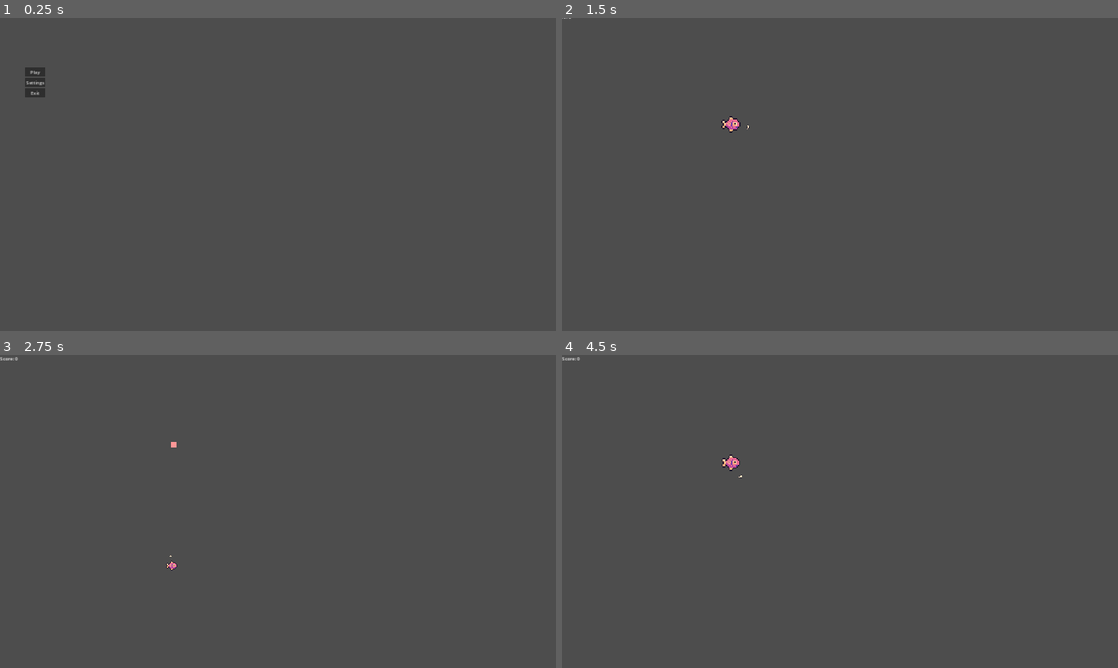
Above: before the commit, frames 1-4 (two rows, left to right).
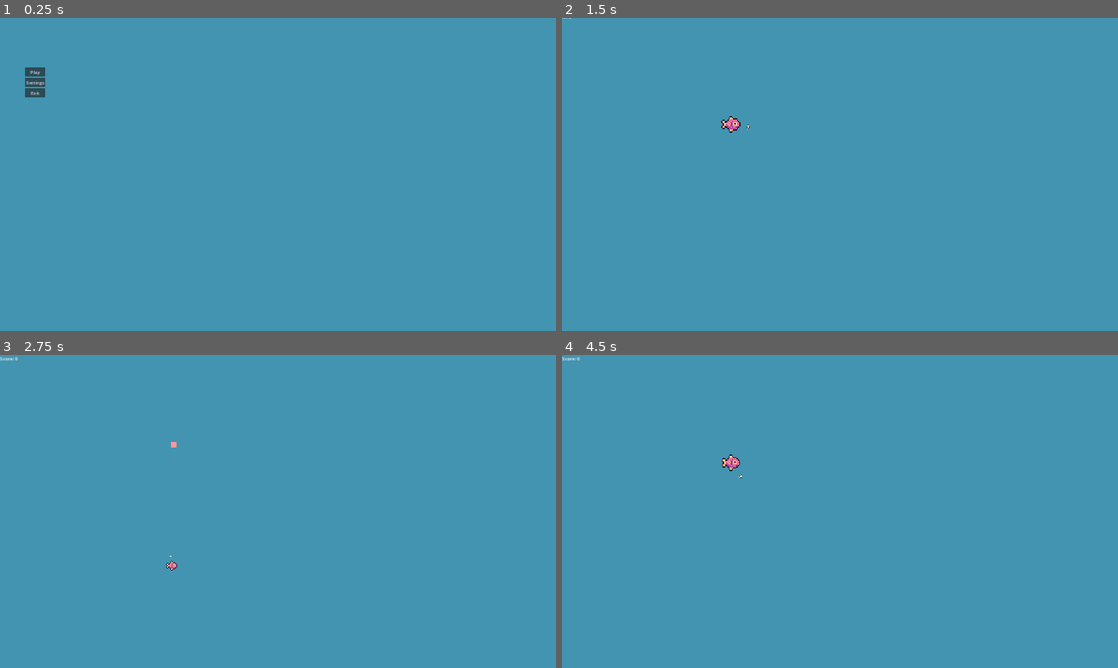
Above: after the commit, the same moments.

Repository: TheCursedMerchant/qdm_gameJam2024
Game: Godot game, scene res://menu.tscn
Two runs of this game, one before a commit and one after it. Both use one fixed random seed, a clock stepped at 60 frames per second and the inputs below.
Inputs (mouse positions are in pixels of both pictures, inside the frame that each line leads up to):
- Up to frame 1 (0.25 s): no input
- Up to frame 2 (1.5 s): click "Play" at 0.5 s; tap Enter at 1.25 s; move the mouse to (962, 158) at 1.27 s; press the mouse at (962, 158) at 1.28 s; hold Right (ui_right) from 1.28 s (still down)
- Up to frame 3 (2.75 s): move the mouse to (166, 527) at 2.02 s; release Right (ui_right) at 2.03 s; release the mouse at (166, 527) at 2.03 s; hold Down (ui_down) from 2.03 s (still down); click (166, 527) at 2.1 s
- Up to frame 4 (4.5 s): move the mouse to (895, 442) at 2.77 s; release Down (ui_down) at 2.78 s; press the mouse at (895, 442) at 2.78 s; hold Right (ui_right) 2.78-3.53 s; move the mouse to (812, 574) at 3.52 s; release the mouse at (812, 574) at 3.53 s; hold Up (ui_up) 3.53-4.25 s; click (812, 574) at 3.6 s; click "Try Again?" at 4.25 s

The runs differ from the first frame. In frame 1, 100% of the frame differs, in the area x 0-100%, y 0-100%; in frame 2, 100%; in frame 3, 100%; in frame 4, 100%.

Commit message:
adjusted leveling and added changing sprites when evolving

Diff:
--- a/gamejam2024/project.godot
+++ b/gamejam2024/project.godot
@@ -14,6 +14,7 @@
 run/main_scene="res://menu.tscn"
 config/features=PackedStringArray("4.3", "Forward Plus")
 run/max_fps=60
+boot_splash/bg_color=Color(0.262745, 0.580392, 0.690196, 1)
 config/icon="res://icon.svg"
 
 [autoload]
@@ -75,4 +76,5 @@
 
 [rendering]
 
+environment/defaults/default_clear_color=Color(0.262745, 0.580392, 0.690196, 1)
 2d/snap/snap_2d_transforms_to_pixel=true
--- a/gamejam2024/scripts/gameRes.gd
+++ b/gamejam2024/scripts/gameRes.gd
@@ -1,6 +1,7 @@
 extends Node
 
 var textures : Array
+var playerTextures : Array
 
 func _ready() -> void:
 	textures.append(preload("res://assets/art/fat_fish.png"))
@@ -8,5 +9,9 @@
 	textures.append(preload("res://assets/art/torpedo_fish.png"))
 	textures.append(preload("res://assets/art/torpedo_fish_green.png"))
 
+	playerTextures.append(preload("res://assets/art/player_fish.png"))
+	playerTextures.append(preload("res://assets/art/player_fish_level_2.png"))
+	playerTextures.append(preload("res://assets/art/player_fish_level_3.png"))
+
 func get_random_texture() -> Texture2D :
 	return textures[randi_range(0, textures.size() - 1)]
--- a/gamejam2024/scripts/player/player.gd
+++ b/gamejam2024/scripts/player/player.gd
@@ -2,7 +2,7 @@
 extends CharacterBody2D
 
 @export_category("Movement")
-@export var speed := 600.0
+@export var baseSpeed := 600.0
 @export var scale_size := Vector2.ONE
 @export var dashSpeed := 3000.0
 @export var playerState := System.PLAYER_STATES.IDLE
@@ -19,8 +19,9 @@
 var overShrink := false
 var fleshChunkPool := ScenePool.new(1)
 var experience := 0
-var evolveExp := 100
+var evolveExp := 1
 var evolveLevel := 0
+var currentSpeed := baseSpeed
 
 const minScale := Vector2(0.5, 0.5)
 const maxScale := Vector2(1000, 1000)
@@ -49,14 +50,14 @@
 					sprite.flip_h = false
 				else :
 					sprite.flip_h = true
-				velocity.x = (h_direction * speed) #/ clampf(scale_size.x * 1.5, minScaleSpeed, maxScaleSpeed)
+				velocity.x = (h_direction * baseSpeed) #/ clampf(scale_size.x * 1.5, minScaleSpeed, maxScaleSpeed)
 			else :
-				velocity.x = move_toward(velocity.x, 0, speed / 5)
+				velocity.x = move_toward(velocity.x, 0, baseSpeed / 5)
 
 			if v_direction :
-				velocity.y = (v_direction * speed) #/ clamp((scale_size.y * 1.5), minScaleSpeed, maxScaleSpeed)
+				velocity.y = (v_direction * baseSpeed) #/ clamp((scale_size.y * 1.5), minScaleSpeed, maxScaleSpeed)
 			else :
-				velocity.y = move_toward(velocity.y, 0, speed / 5)
+				velocity.y = move_toward(velocity.y, 0, baseSpeed / 5)
 
 		System.PLAYER_STATES.CHARGE :
 			Engine.time_scale = 0.3
@@ -114,15 +115,29 @@
 func evolve() :
 	evolveLevel += 1
 	experience = 0
-	speed += speedGrowth
+	currentSpeed = baseSpeed + (speedGrowth * evolveLevel)
 	evolveExp *= 1.3
-	scale_size = Vector2.ONE
+
+	if(evolveLevel < 3) :
+		sprite.texture = GameRes.playerTextures[0]
+	elif(evolveLevel < 7) :
+		sprite.texture = GameRes.playerTextures[1]
+	elif(evolveLevel < 12):
+		sprite.texture = GameRes.playerTextures[2]
+	#scale_size = Vector2.ONE
 
 func devolve() :
 	evolveLevel -= 1
 	experience = 0
 	evolveExp -= evolveExp * 0.3
-	scale_size = Vector2.ONE
+	scale_size *= 0.5
+
+	if(evolveLevel < 3) :
+		sprite.texture = GameRes.playerTextures[0]
+	elif(evolveLevel < 7) :
+		sprite.texture = GameRes.playerTextures[1]
+	elif(evolveLevel < 12):
+		sprite.texture = GameRes.playerTextures[2]
 
 func take_damage() :
 	devolve()
